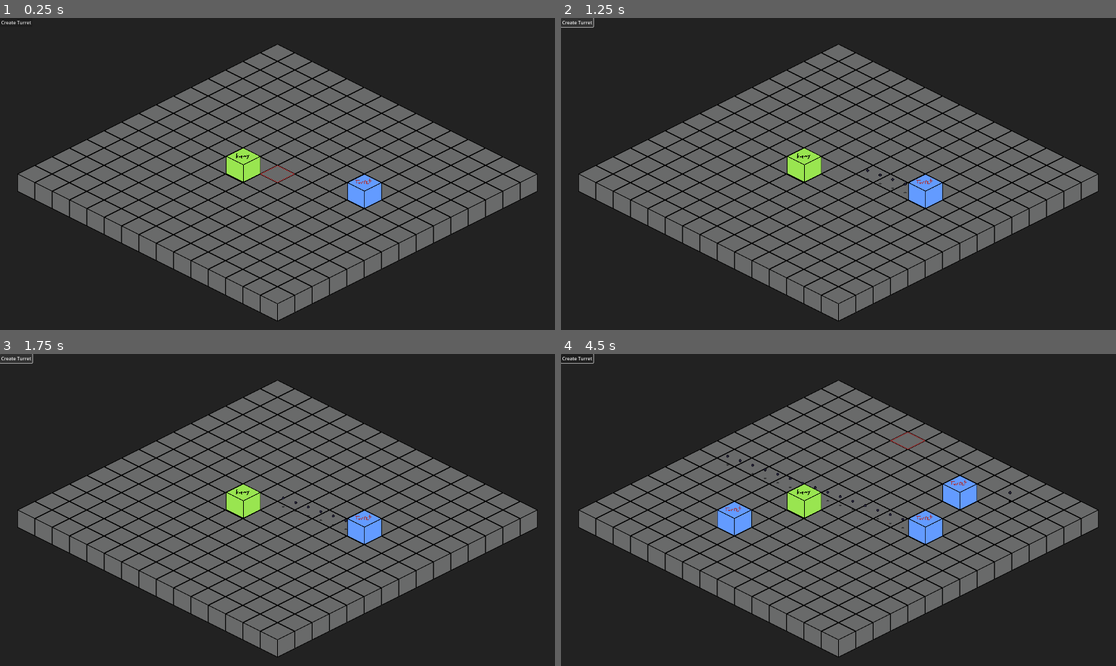
Above: before the commit, frames 1-4 (two rows, left to right).
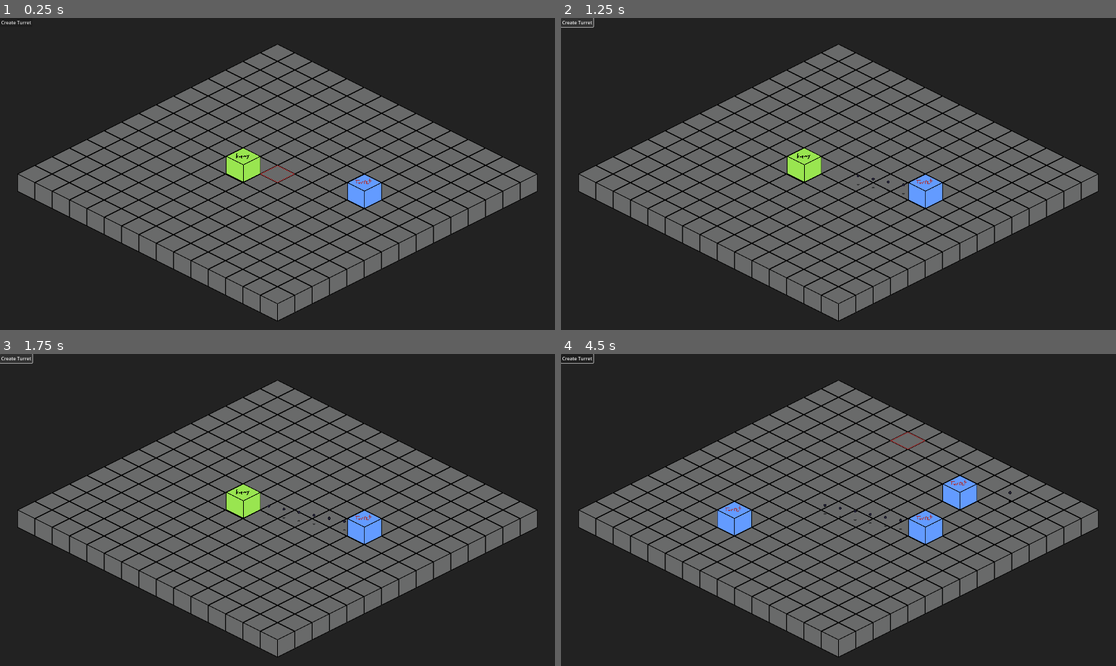
Above: after the commit, the same moments.

Repository: robert-brosh23/SpookyTowerDefense
Game: Godot game, scene res://main/main.tscn
The game is run twice, just before and just after one commit, with the same random seed, the same clock (stepped at 60 frames per second) and the same inputs.
Inputs (mouse positions are in pixels of both pictures, inside the frame that each line leads up to):
- Up to frame 1 (0.25 s): no input
- Up to frame 2 (1.25 s): click "Create Turret" at 0.5 s
- Up to frame 3 (1.75 s): click "Create Turret" at 1.25 s
- Up to frame 4 (4.5 s): click "Create Turret" at 2 s; tap Enter at 2.75 s; move the mouse to (960, 494) at 2.77 s; click (960, 494) at 2.85 s; tap Space at 3.5 s; move the mouse to (727, 525) at 3.52 s; click (727, 525) at 3.6 s; move the mouse to (894, 441) at 4.27 s; click (894, 441) at 4.35 s

Frame 1 is identical in both runs. In frame 2, less than 0.1% of the frame differs, in the area x 53-63%, y 48-57%; in frame 3, less than 0.1%; in frame 4, 0.6%, in the area x 29-62%, y 32-57%.

Commit message:
set turrets to auto-aim at nearest target

Diff:
--- a/enemy/enemy.tscn
+++ b/enemy/enemy.tscn
@@ -4,7 +4,7 @@
 [ext_resource type="Script" uid="uid://bdy01i15rrc5g" path="res://enemy/enemy.gd" id="1_ppra6"]
 [ext_resource type="PackedScene" uid="uid://ba0p85r2w6c67" path="res://hurtbox/hurtbox.tscn" id="2_ofsxj"]
 
-[node name="Enemy" type="Node2D" node_paths=PackedStringArray("hurtbox")]
+[node name="Enemy" type="Node2D" node_paths=PackedStringArray("hurtbox") groups=["enemies"]]
 y_sort_enabled = true
 script = ExtResource("1_ppra6")
 hurtbox = NodePath("Hurtbox")
--- a/project.godot
+++ b/project.godot
@@ -20,6 +20,10 @@
 window/size/viewport_width=1920
 window/size/viewport_height=1080
 
+[global_group]
+
+enemies=""
+
 [input]
 
 click={
--- a/turret/bullet/bullet.gd
+++ b/turret/bullet/bullet.gd
@@ -5,6 +5,7 @@
 
 @export var shadow : Sprite2D
 @export var hitbox : Hitbox
+@export var detection_radius := 400.0
 
 var base_layer : TileMapLayer
 var direction := 0.0
@@ -18,7 +19,7 @@
 	return bullet
 
 func _physics_process(delta: float) -> void:
-	position += delta * speed * Vector2(cos(direction),sin(direction) * 0.5)
+	position += delta * speed * Vector2(cos(direction),sin(direction))
 
 	if base_layer != null:
 		if base_layer.get_cell_source_id(base_layer.local_to_map(global_position + Vector2(0, 60))) == -1:
@@ -27,6 +28,11 @@
 			shadow.visible = true
 
 func _ready() -> void:
+	# Aim towards nearest enemy
+	var target = _get_nearest_enemy()
+	if target:
+		direction = global_position.angle_to_point(target.hurtbox.global_position)
+
 	var timer = Timer.new()
 	base_layer = get_tree().get_first_node_in_group("base_layer")
 	add_child(timer)
@@ -34,3 +40,16 @@
 	timer.timeout.connect(func(): queue_free())
 
 	hitbox.hit_connected.connect(func(): queue_free())
+
+func _get_nearest_enemy() -> Enemy:
+	var enemies = get_tree().get_nodes_in_group("enemies")
+	var nearest : Enemy = null
+	var nearest_dist := INF
+	for e in enemies:
+		if not e or not e.is_inside_tree():
+			continue
+		var dist = global_position.distance_to(e.global_position)
+		if dist < nearest_dist and dist < detection_radius:
+			nearest = e
+			nearest_dist = dist
+	return nearest
Not shown, added: .gitignore
